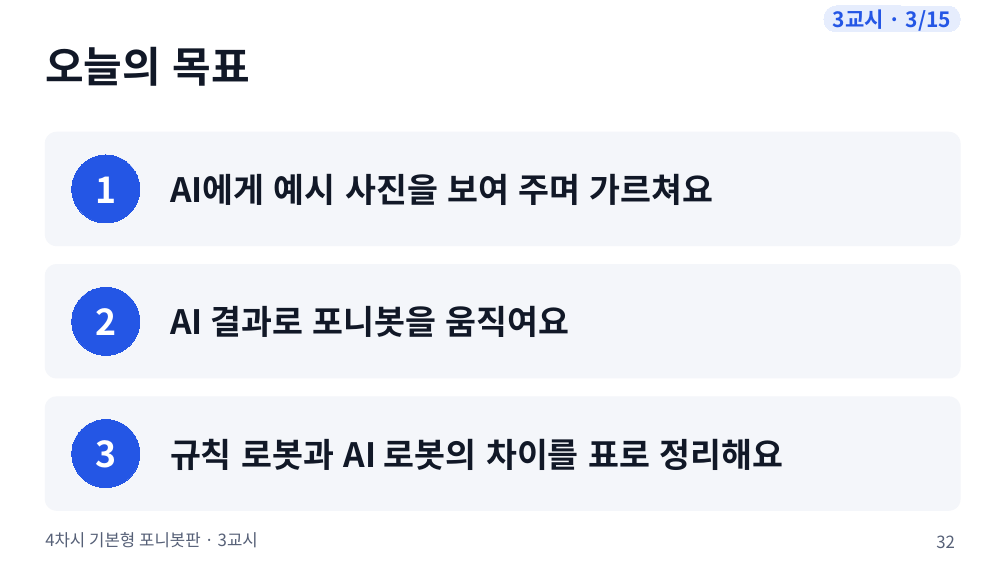
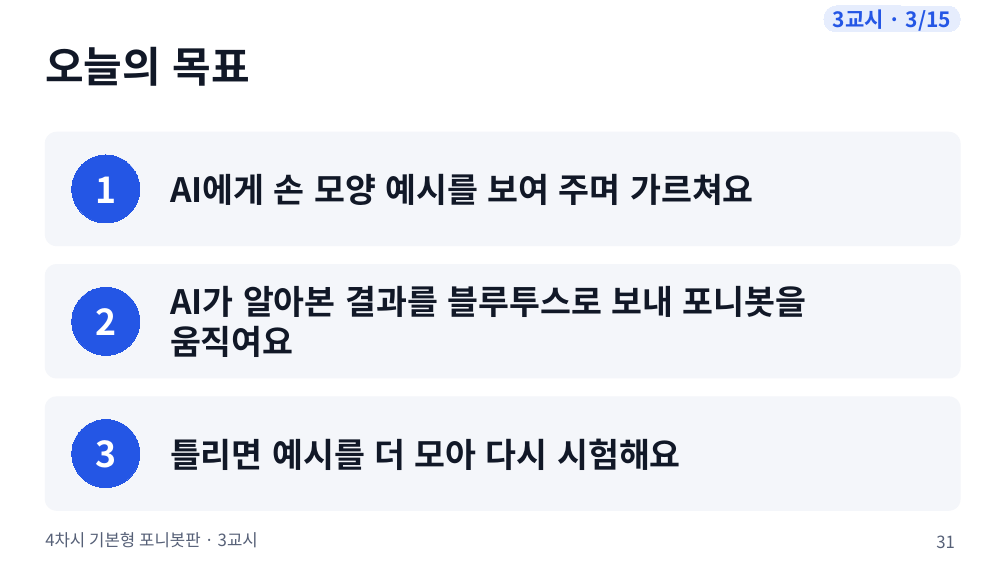
Before and after one commit to boundaryx01-uniquelife/microbit, a slide deck: slide 31 of bridge/ponybot/materials/포니봇_4차시_기본형/ponybot_4차시_수업슬라이드.pptx (slide 32 before the commit). Drawn at 1008x567 pixels with LibreOffice and Linux fonts; fonts in the diff are those of the drawing. Boxes give left, top, right and bottom in pixels: in the first picture for what was removed or moved away, otherwise in the second. Text is boxed around its words. In the diff, an @@ line names an element or a change of style, - is before the commit and + after.

```diff
--- a/bridge/ponybot/materials/포니봇_4차시_기본형/ponybot_4차시_수업슬라이드.pptx
+++ b/bridge/ponybot/materials/포니봇_4차시_기본형/ponybot_4차시_수업슬라이드.pptx
@@ text at [170,173,754,205]: text changed @@
-AI에게 예시 사진을 보여 주며 가르쳐요
+AI에게 손 모양 예시를 보여 주며 가르쳐요
@@ text at [170,285,807,357]: text changed @@
-AI 결과로 포니봇을 움직여요
+AI가 알아본 결과를 블루투스로 보내 포니봇을 움직여요
@@ text at [170,438,681,470]: text changed @@
-규칙 로봇과 AI 로봇의 차이를 표로 정리해요
+틀리면 예시를 더 모아 다시 시험해요
@@ page number at [936,535,955,548]: text changed @@
-32
+31
```
Also in this commit, not shown: 22 other slides changed, 17 slides added, 18 slides removed, 10 other files.
